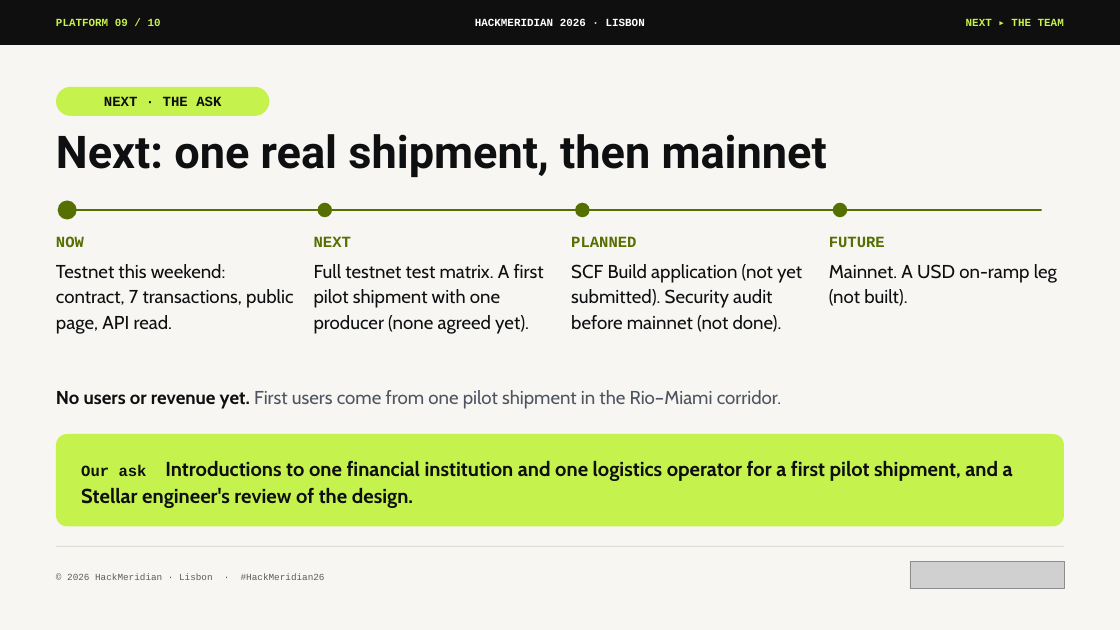
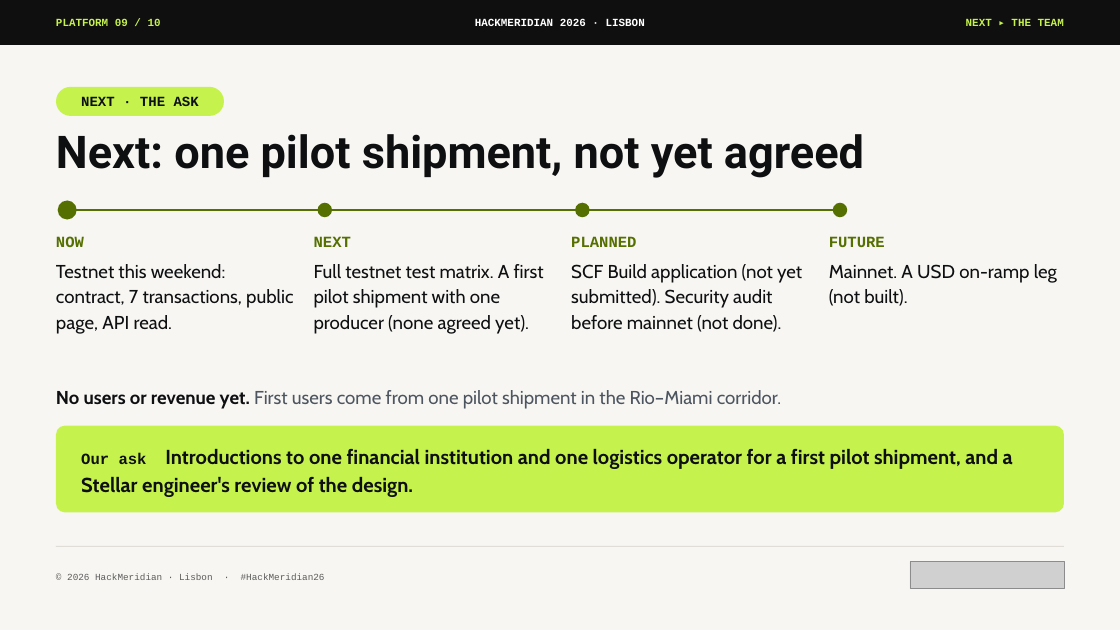
Before and after one commit to pwsaragossy/hackmeridian-cos, a slide deck: slide 9 of projects/hackmeridian-rail/deck/radox-custody-rail.pptx. Drawn at 1120x630 pixels with LibreOffice and Linux fonts; fonts in the diff are those of the drawing; grey boxes stand for pictures. Boxes give left, top, right and bottom in pixels: in the first picture for what was removed or moved away, otherwise in the second. Text is boxed around its words. In the diff, an @@ line names an element or a change of style, - is before the commit and + after.

```diff
--- a/projects/hackmeridian-rail/deck/radox-custody-rail.pptx
+++ b/projects/hackmeridian-rail/deck/radox-custody-rail.pptx
@@ rounded rectangle "NEXT · THE ASK": place and size @@
-rounded rectangle "NEXT · THE ASK" at <box>56,87,269,116</box>
+rounded rectangle "NEXT · THE ASK" at <box>56,87,224,116</box>
@@ text at <box>56,134,864,178</box>: text changed @@
-Next: one real shipment, then mainnet
+Next: one pilot shipment, not yet agreed
@@ rectangle: place and size @@
-rectangle at <box>67,209,1042,211</box>
+rectangle at <box>67,209,840,211</box>
@@ rounded rectangle: place and size @@
-rounded rectangle at <box>56,434,1064,526</box>
+rounded rectangle at <box>56,426,1064,512</box>
@@ rounded rectangle at <box>56,426,1064,512</box>: proportions changed @@
@@ text "Our ask Introductions to one ...": place and size @@
-text "Our ask Introductions to one ..." at <box>81,461,1013,508</box>
+text "Our ask Introductions to one ..." at <box>81,449,1013,497</box>
```
Also in this commit, not shown: 9 other slides changed, 14 other files.
